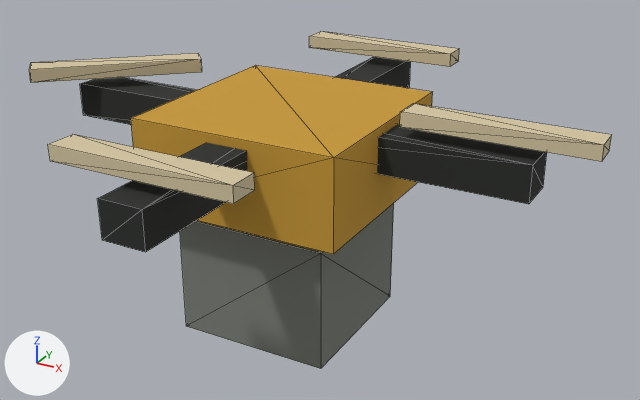
The glTF model docs/vision/assets/generated/drone.gltf: old version first, new version second.
The view is the same before and after, from a 50 mm lens placed at (1.197, -1.998, 1.26), pointed at (0.086, 0.022, 0.25). The axes (+X, +Y, +Z) are drawn at lower left. The lights are the same throughout. The picture after the commit comes second. Mesh edges are drawn as thin lines. Where no turn or scale is listed for an object, it has been applied to the vertices.

The first picture shows 'armX', 'armZ', 'blade0', 'blade1', 'blade2', 'blade3', 'body', 'cargo'.
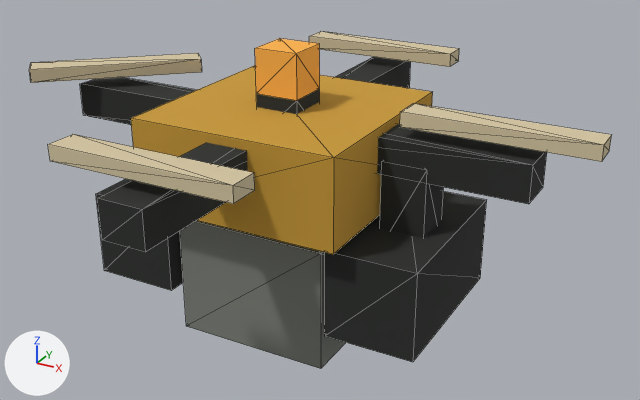
What differs and where, as boxes [x1, y1, x2, y2] in the pictures (640 x 400 px):
'skidRail1', added (black): after [325, 191, 487, 362]
'skidStrut1', added (black): after [380, 161, 443, 238]
'beacon', added (orange): after [255, 38, 320, 101]
'skidRail-1', added (black): after [96, 179, 183, 291]
'beaconMast', added (black): after [256, 89, 320, 114]

The edits, one by one:
Material 'amber' (mat_amber) is new.
Its base color is (1.0, 0.451, 0.0648) (orange #ffb348).
Its roughness is 1.0.
Mesh me_box_amber is new.
It is a box spanning x -0.0625..0.0625, y -0.0625..0.0625, z -0.0625..0.0625.
It uses material mat_amber (orange #ffb348).
Object 'beacon' (ob_beacon) is new; it shows me_box_amber.
Its location is (0.0, 0.0, 0.625).
Object 'beaconMast' (ob_beaconmast) is new; it shows me_box_charcoal.
Its parent is ob_drone.
Its location is (0.0, 0.0, 0.5).
Its scale is (0.125, 0.125, 0.125).
Object 'skidStrut1' (ob_skidstrut1) is new; it shows me_box_charcoal.
Its parent is ob_drone.
Its location is (0.375, 0.0, 0.312).
Its scale is (0.125, 0.125, 0.25).
Object 'skidRail1' (ob_skidrail1) is new; it shows me_box_charcoal.
Its parent is ob_drone.
Its location is (0.375, 0.0, 0.125).
Its scale is (0.25, 0.5, 0.25).
Object 'skidRail-1' (ob_skidrail_1) is new; it shows me_box_charcoal.
Its parent is ob_drone.
Its location is (-0.375, 0.0, 0.125).
Its scale is (0.25, 0.5, 0.25).
